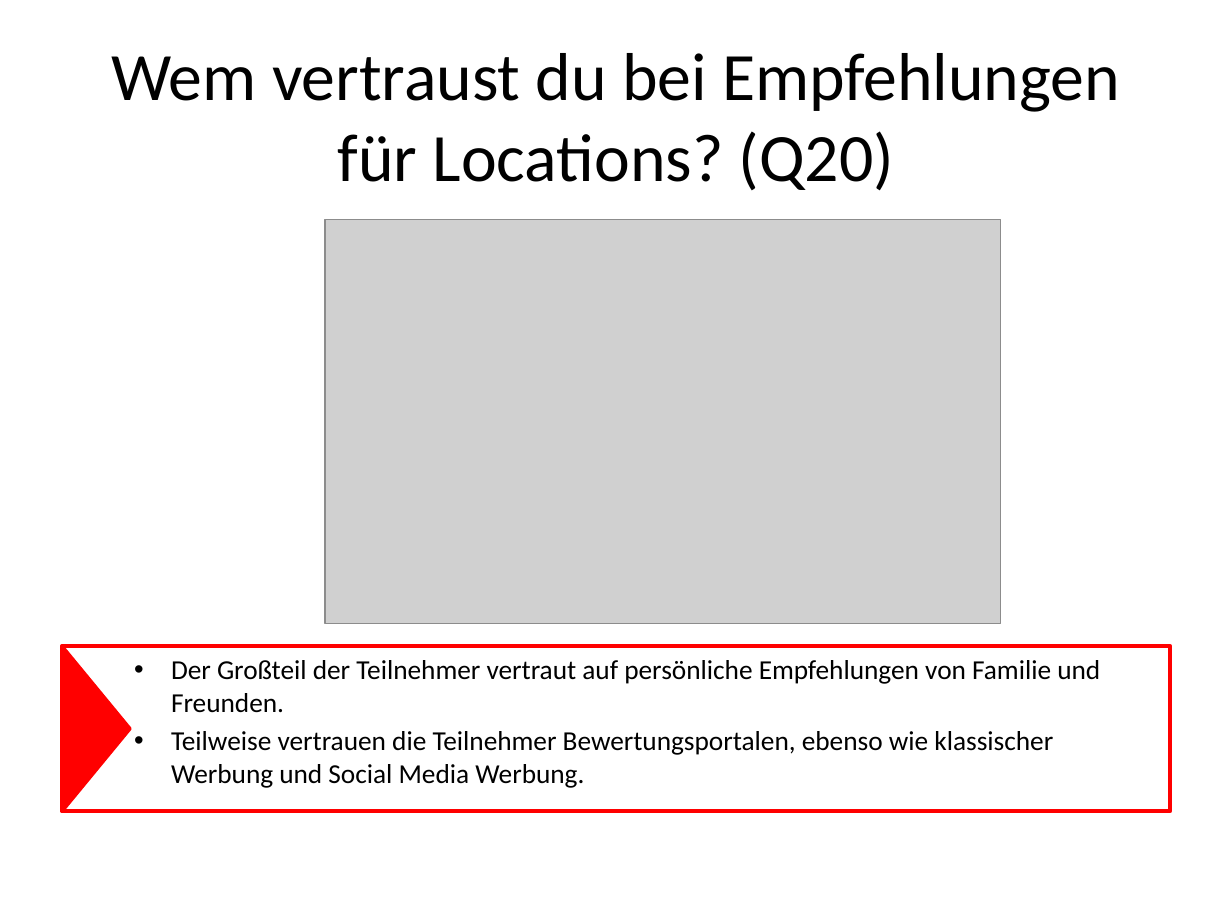
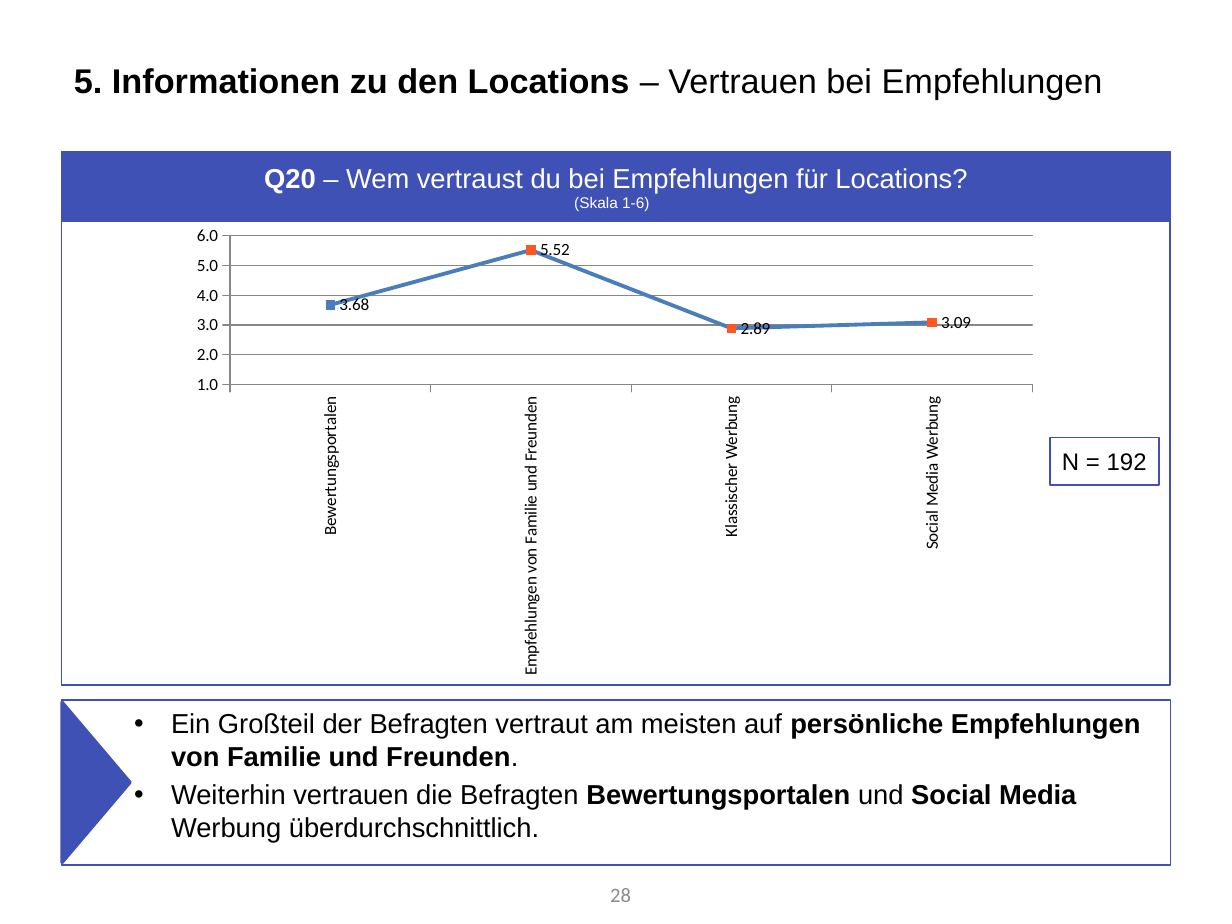
Before and after one commit to Roba1993/Happy-Hour, a slide deck: slide 28 of documents/marketing/Marketing Analyse von Umfrage 1 (5.5).pptx (slide 25 before the commit). Drawn at 1232x924 pixels with LibreOffice and Linux fonts; fonts in the diff are those of the drawing; grey boxes stand for pictures. Boxes give left, top, right and bottom in pixels: in the first picture for what was removed or moved away, otherwise in the second. Text is boxed around its words. In the diff, an @@ line names an element or a change of style, - is before the commit and + after.

```diff
--- a/documents/marketing/Marketing Analyse von Umfrage 1 (5.5).pptx
+++ b/documents/marketing/Marketing Analyse von Umfrage 1 (5.5).pptx
@@ title added at box(74, 68, 1103, 99), 20 pt, text #000000, bold @@
+5. Informationen zu den Locations – Vertrauen bei Empfehlungen
@@ rectangle added at box(62, 152, 1170, 685), outline #3F51B5 1 pt @@
@@ rectangle "Q20 – Wem vertraust du ...": place and size @@
-rectangle "Q20 – Wem vertraust du ..." at box(111, 53, 1120, 191)
+rectangle "Q20 – Wem vertraust du ..." at box(63, 153, 1169, 221)
@@ rectangle "Q20 – Wem vertraust du ..." at box(63, 153, 1169, 221): fill none to #3F51B5; outline none to #3F51B5 2 pt @@
@@ text in rectangle at box(264, 168, 967, 211): text changed; size 39.6 to 16 pt; font Calibri to Arial; text colour #000000 to #FFFFFF @@
-Wem vertraust du bei Empfehlungen für Locations? (Q20)
+Q20 – Wem vertraust du bei Empfehlungen für Locations?
+(Skala 1-6)
@@ line chart added at box(180, 221, 1050, 685) @@
+categories: Bewertungsportalen, Empfehlungen von Familie und Freunden, Klassischer Werbung, Social Media Werbung
+Series 1: 3.68, 5.52, 2.89, 3.09
@@ picture removed at box(325, 219, 1000, 623) @@
@@ rectangle added at box(1050, 437, 1159, 484), outline #3F51B5 1 pt, 14 pt, text #000000 @@
+N = 192
@@ text "Ein Großteil der Befragten vertraut ...": place and size @@
-text "Ein Großteil der Befragten vertraut ..." at box(62, 647, 1170, 812)
+text "Ein Großteil der Befragten vertraut ..." at box(62, 700, 1170, 865)
@@ text "Ein Großteil der Befragten vertraut ..." at box(62, 700, 1170, 865): outline #FF0000 2.25 pt to #3F51B5 1 pt @@
@@ triangle: place and size @@
-triangle at box(62, 646, 130, 811)
+triangle at box(62, 703, 130, 863)
@@ triangle at box(62, 703, 130, 863): fill #FF0000 to #3F51B5; outline #FF0000 2 pt to #3F51B5 2 pt @@
@@ text at box(171, 713, 1140, 843): text changed; font Calibri to Arial @@
-• Der Großteil der Teilnehmer vertraut auf persönliche Empfehlungen von Familie und Freunden.
-• Teilweise vertrauen die Teilnehmer Bewertungsportalen, ebenso wie klassischer Werbung und Social Media Werbung.
+• Ein Großteil der Befragten vertraut am meisten auf persönliche Empfehlungen von Familie und Freunden.
+• Weiterhin vertrauen die Befragten Bewertungsportalen und Social Media Werbung überdurchschnittlich.
@@ page number added at box(610, 888, 631, 902), 12 pt, text #8C8C8C @@
+28
```
Also in this commit, not shown: 16 other slides changed, 16 slides added, 11 slides removed.
